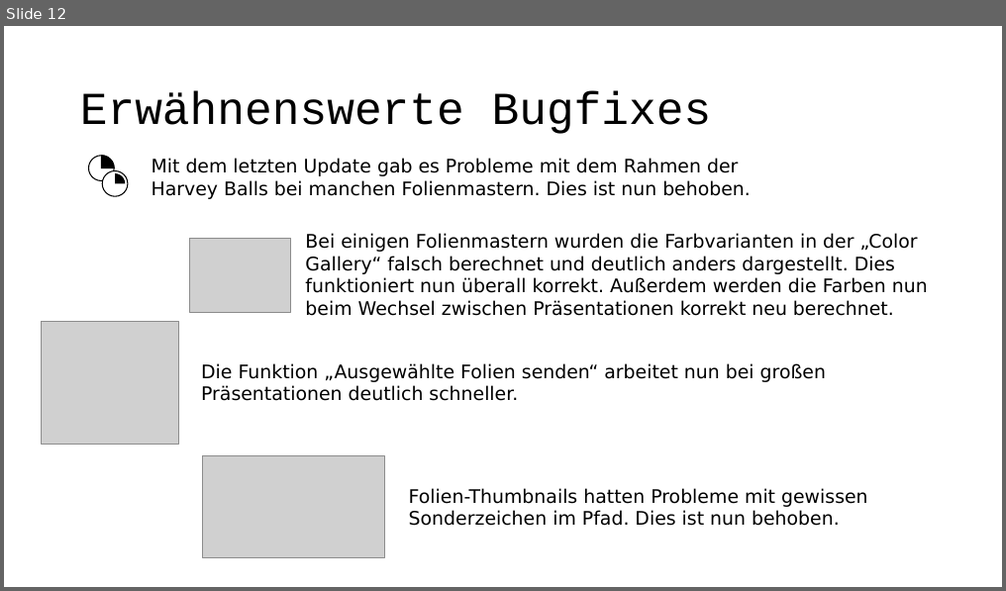
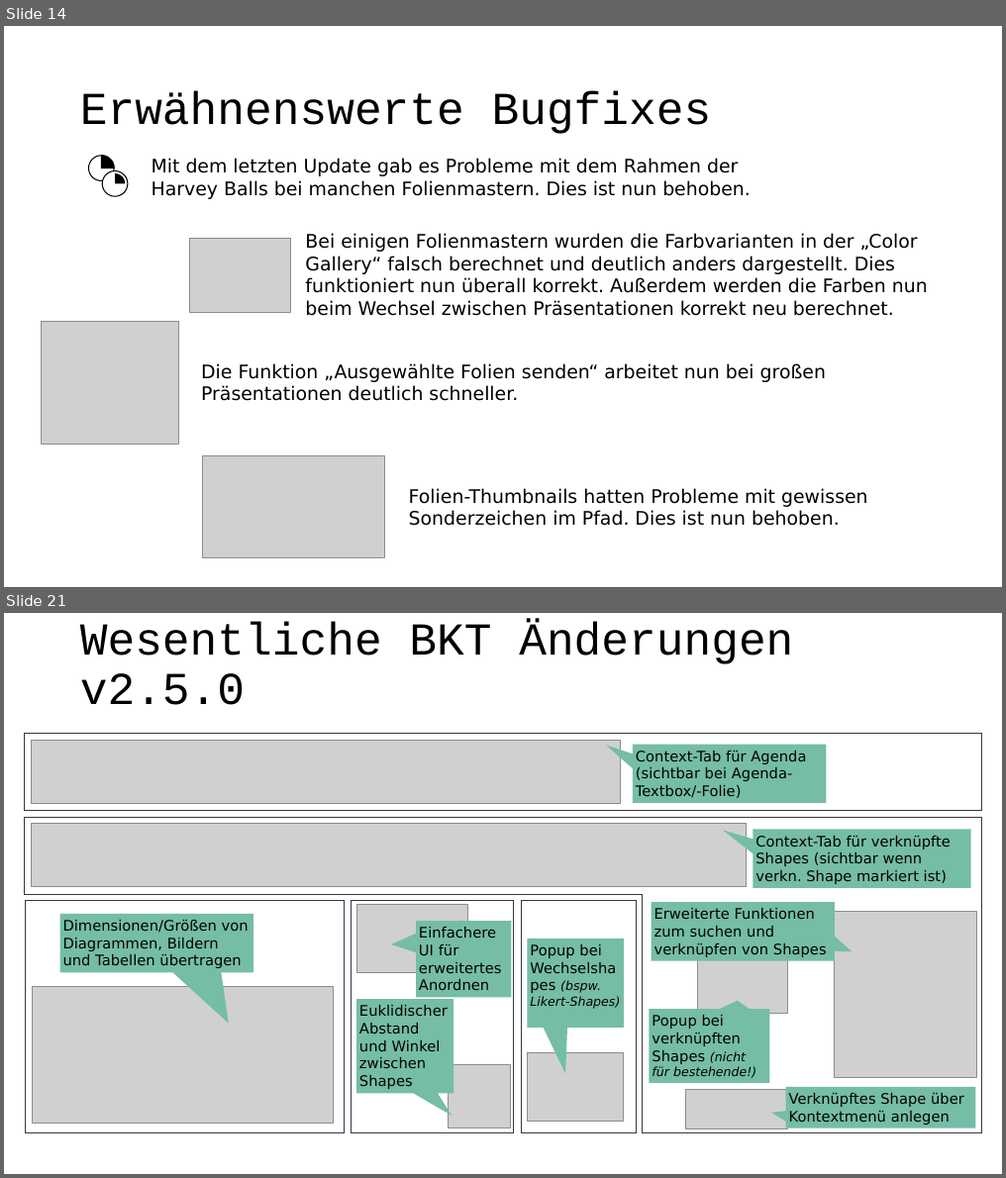
Before and after one commit to pyro-team/bkt-toolbox, a slide deck: documentation/Changelog.pptx. Shown one above the other, each under a label of ours: slide 12 before the commit, slides 14 and 21 after it; the slides between them are not shown. The pictures are 1006x591 and 1006x1178 pixels, drawn with LibreOffice and Linux fonts; fonts in the diff are those of the drawing; grey boxes stand for pictures. Boxes give left, top, right and bottom in pixels: in the first picture for what was removed or moved away, otherwise in the second. Text is boxed around its words. In the diff, an @@ line names an element or a change of style, - is before the commit and + after.

```diff
--- a/documentation/Changelog.pptx
+++ b/documentation/Changelog.pptx
@@ slide 21 added at (4,613,1002,1174), background #FFFFFF @@
@@ title added at (80,622,793,705), 44 pt, text #000000 @@
+Wesentliche BKT Änderungen v2.5.0
@@ rectangle added at (25,734,982,810), fill #FFFFFF, outline #373545 0.75 pt @@
@@ picture added at (32,741,621,803) @@
@@ speech box added at (633,744,826,803), fill #75BDA7, 14 pt, text #000000 @@
+Context-Tab für Agenda (sichtbar bei Agenda-Textbox/-Folie)
@@ corner added at (25,817,982,1134), fill #FFFFFF, outline #373545 0.75 pt @@
@@ picture added at (32,823,746,886) @@
@@ speech box added at (753,830,971,888), fill #75BDA7, 14 pt, text #000000 @@
+Context-Tab für verknüpfte Shapes (sichtbar wenn verkn. Shape markiert ist)
@@ rectangle added at (25,900,344,1134), fill #FFFFFF, outline #373545 0.75 pt @@
@@ rectangle added at (350,900,513,1134), fill #FFFFFF, outline #373545 0.75 pt @@
@@ picture added at (356,904,467,973) @@
@@ rectangle added at (522,900,636,1134), fill #FFFFFF, outline #373545 0.75 pt @@
@@ speech box added at (651,902,835,961), fill #75BDA7, 14 pt, text #000000 @@
+Erweiterte Funktionen zum suchen und verknüpfen von Shapes
@@ speech box added at (60,914,253,973), fill #75BDA7, 14 pt, text #000000 @@
+Dimensionen/Größen von Diagrammen, Bildern und Tabellen übertragen
@@ speech box added at (416,922,511,998), fill #75BDA7, 14 pt, text #000000 @@
+Einfachere UI für erweitertes Anordnen
@@ speech box added at (528,939,624,1028), fill #75BDA7, 14 pt, text #000000 @@
+Popup bei Wechselshapes (bspw. Likert-Shapes)
@@ picture added at (835,911,976,1077) @@
@@ picture added at (697,959,788,1014) @@
@@ picture added at (32,986,333,1124) @@
@@ speech box added at (356,999,453,1093), fill #75BDA7, 14 pt, text #000000 @@
+Euklidischer Abstand und Winkel zwischen Shapes
@@ speech box added at (649,1009,770,1083), fill #75BDA7, 14 pt, text #000000 @@
+Popup bei verknüpften Shapes (nicht für bestehende!)
@@ picture added at (528,1054,624,1122) @@
@@ picture added at (449,1064,510,1128) @@
@@ speech box added at (786,1087,976,1129), fill #75BDA7, 14 pt, text #000000 @@
+Verknüpftes Shape über Kontextmenü anlegen
@@ picture added at (686,1090,788,1130) @@
@@ what was slide 12 is now slide 14 @@
```
Also in this commit, not shown: 8 other slides added, 1 other file.
